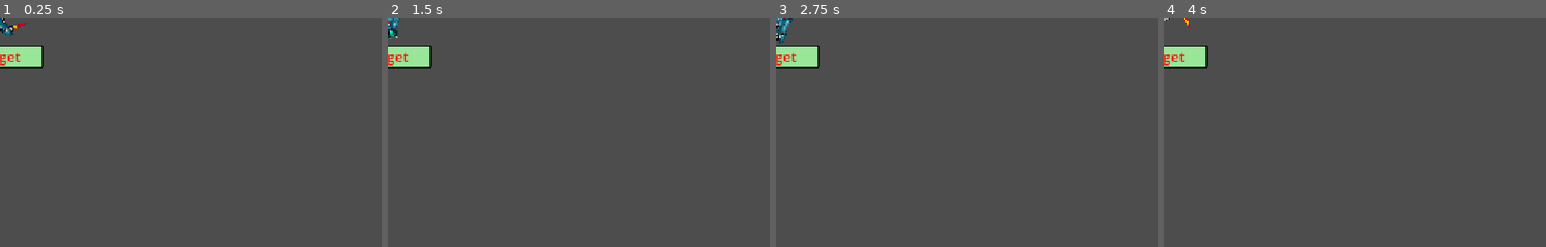
Above: before the commit, frames 1-4 (left to right).
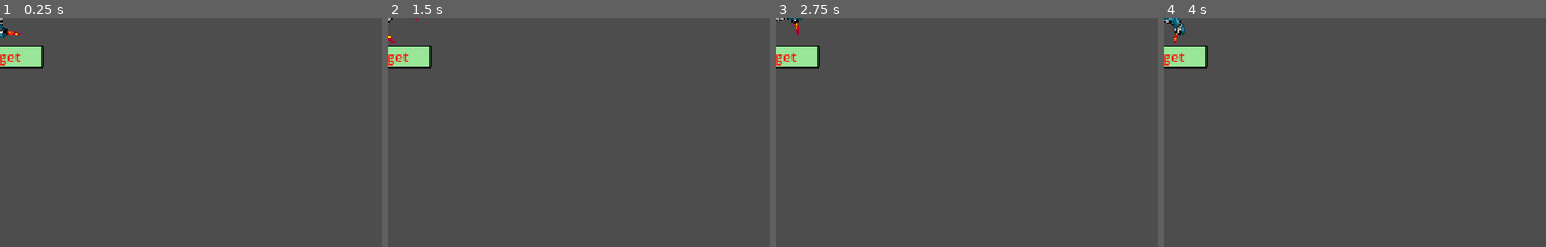
Above: after the commit, the same moments.

Repository: RaulHuertas/galaxy-keys
Game: Godot game, scene res://enemies/enemy_ship_2.tscn
The game is run twice, just before and just after one commit, with the same random seed, the same clock (stepped at 60 frames per second) and the same inputs. This scene is started directly instead of the project's main scene.
Inputs:
- Up to frame 1 (0.25 s): no input
- Up to frame 2 (1.5 s): tap Enter at 0.5 s; tap Space at 1.25 s
- Up to frame 3 (2.75 s): tap Enter at 2 s
- Up to frame 4 (4 s): no input
The pictures show only the part of the screen within x 0-50%, y 0-50%; the shares and areas given below are measured in that part.

The runs differ from the first frame. In frame 1, 0.3% of the frame differs, in the area x 0-8%, y 0-9%; in frame 2, 0.2%; in frame 3, 0.4%, in the area x 0-7%, y 0-12%; in frame 4, 0.3%.

Commit message:
refactoring for multiple enemies

Diff:
--- a/enemies/enemy_ship_1.gd
+++ b/enemies/enemy_ship_1.gd
@@ -1,14 +1,7 @@
 class_name EnemyShip1
 extends EnemyShip
-
-
-
 
 # Called when the node enters the scene tree for the first time.
 func _ready():
 	super._ready()
-	print("enemy 1 ready")
 	super.assign(%sprite,%lock,%target,%aim,%aim_anims)
-
-func _process(delta):
-	super._process(delta)
--- a/enemies/enemy_ship_2.gd
+++ b/enemies/enemy_ship_2.gd
@@ -1,106 +1,7 @@
 class_name EnemyShip2
-extends Node2D
-
-@onready var sprite : AnimatedSprite2D = %sprite
-@onready var lock_label = %lock
-@onready var sprite_label = %target
-@onready var aim = %aim
-@onready var aim_anims : AnimationPlayer = %aim_anims
-enum State {
-	FREE,
-	LOCKED,
-	DESTROYED
-}
-
-enum FreedMode {
-	NONE,
-	ERROR_LIMIT,
-
-}
-
-var state : State = State.FREE
-var lock_sequence : String = ""
-var target: String = ""
-var target_position: int = 0
-var index : int = 0
-var error_limit = 3
-var error_count = 0
-@onready var rot_direction : float = randf_range(-1,1)
-
-signal wrong_target_code(position:int, total:int)
-signal destroyed()
-signal freed()
+extends EnemyShip
 
 # Called when the node enters the scene tree for the first time.
 func _ready():
-	self.sprite.play()
-	aim.hide()
-	aim.stop()
-
-func get_sprite():
-	return sprite
-
-func set_assignations(lock_sequence:String, target:String, index : int =0, error_limit:int =3 ):
-	self.lock_sequence = lock_sequence
-	self.target = target
-	self.index = index
-	self.error_limit = error_limit
-	self.error_count = 0
-	#UI [color=blue]blue[/color][color=red]red[/color]
-	%lock.text = "[color=blue]"+lock_sequence+"[/color]"
-	%target.text = "[color=blue]"+target+"[/color]"
-	%lock.show()
-	%target.hide()
-	aim.hide()
-	aim.stop()
-	aim_anims.stop()
-
-func make_locked()->void:
-	self.state = State.LOCKED
-	%lock.hide()
-	%target.show()
-	aim.show()
-	aim.play()
-	aim_anims.play("aim_scale")
-
-func target_try(typed: String)->bool:
-
-	if target == null:
-		return false
-	if state == State.FREE:
-		return false
-	if state == State.DESTROYED:
-		return false
-	if(target[target_position]==typed):
-		target_position = target_position+1
-		#update ui
-		var ready_str = target.substr(0,target_position)
-		var missing_str = target.substr(target_position,target.length()-target_position)
-		%target.text = "[color=transparent]"+ready_str+"[/color]"+"[color=blue]"+missing_str+"[/color]"
-		if(target_position==target.length()):
-			destroyed.emit()
-			hide()
-			state = State.DESTROYED
-		return true
-	else :
-		#error_count = error_count+1
-		#if error_count==error_limit:
-		#	state = State.FREE
-		#	freed.emit()
-		#else:
-		#	wrong_target_code.emit(target_position, target.length())
-
-		return false
-
-func is_destroyed()->bool:
-	return state == State.DESTROYED
-
-func kill():
-	%sprite.hide()
-
-
-# Called every frame. 'delta' is the elapsed time since the previous frame.
-func _process(delta):
-	if state==State.FREE:
-		sprite.rotation = sprite.rotation+rot_direction*delta*PI/2
-	pass
+	super._ready()
+	super.assign(%sprite,%lock,%target,%aim,%aim_anims)
--- a/practice_game.gd
+++ b/practice_game.gd
@@ -211,6 +211,7 @@
 				print("Hit!")
 				main_ship.play_shoot_sound()
 				animate_shot(main_ship, current_ship)
+				reactivate_camo()
 			else:
 				print("No Hit!")
 				main_ship.play_failed_sound()
